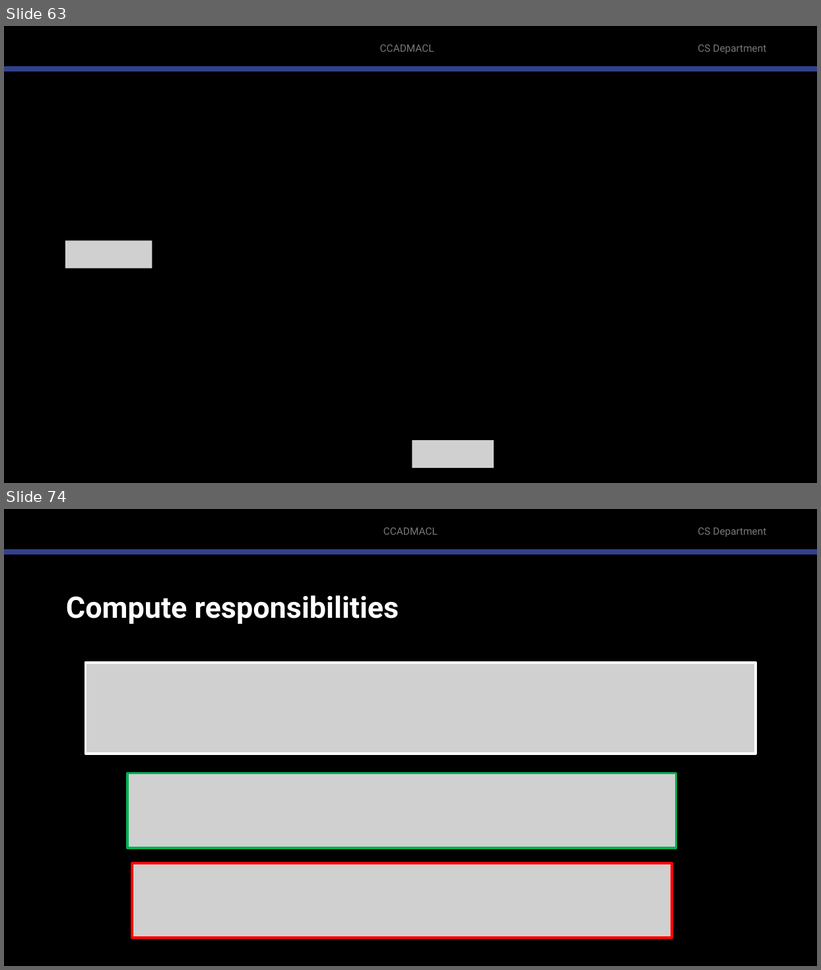
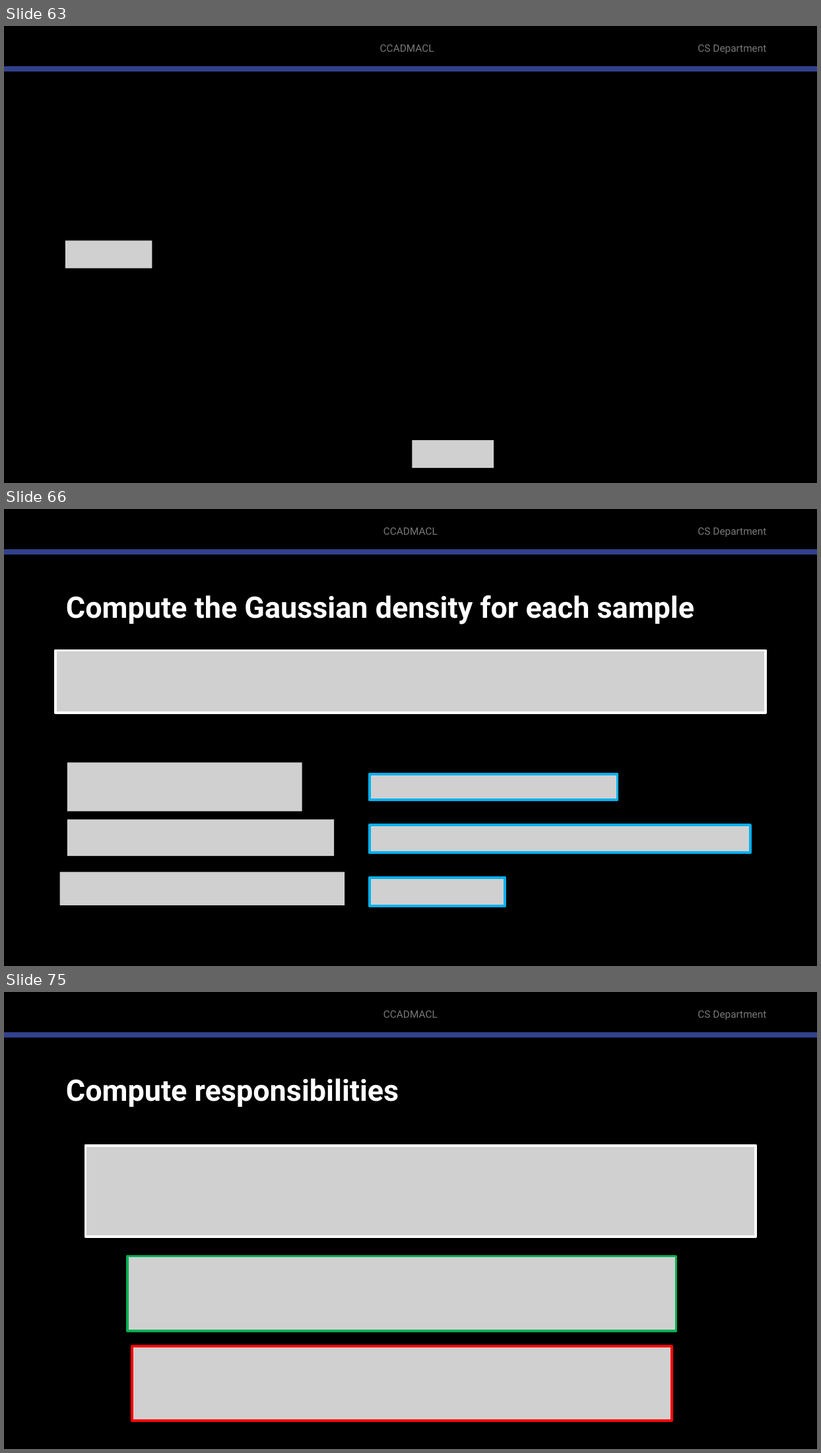
Before and after one commit to robitussin/CCADMACL, a slide deck: 8 - Gaussian Mixture Models/Introduction to Gaussian Mixture Models.pptx. Shown one above the other, each under a label of ours: slides 63 and 74 before the commit, slides 63, 66 and 75 after it; the slides between them are not shown. The pictures are 821x970 and 821x1453 pixels, drawn with LibreOffice and Linux fonts; fonts in the diff are those of the drawing; grey boxes stand for pictures; background and template pictures are left out. Boxes give left, top, right and bottom in pixels: in the first picture for what was removed or moved away, otherwise in the second. Text is boxed around its words. In the diff, an @@ line names an element or a change of style, - is before the commit and + after.

```diff
--- a/8 - Gaussian Mixture Models/Introduction to Gaussian Mixture Models.pptx
+++ b/8 - Gaussian Mixture Models/Introduction to Gaussian Mixture Models.pptx
@@ slide 66 added at (4, 509, 817, 966), background #000000; not listed: 3 template elements that a slide beside it also shows @@
@@ title added at (66, 595, 694, 625), 35 pt, text #FFFFFF, bold @@
+Compute the Gaussian density for each sample
@@ picture added at (55, 650, 766, 713) @@
@@ picture added at (67, 762, 302, 811) @@
@@ picture added at (370, 774, 618, 800) @@
@@ picture added at (67, 819, 335, 856) @@
@@ picture added at (370, 825, 750, 853) @@
@@ picture added at (60, 873, 345, 906) @@
@@ picture added at (370, 878, 506, 907) @@
@@ what was slide 74 is now slide 75 @@
```
Also in this commit, not shown: 20 slides changed.
